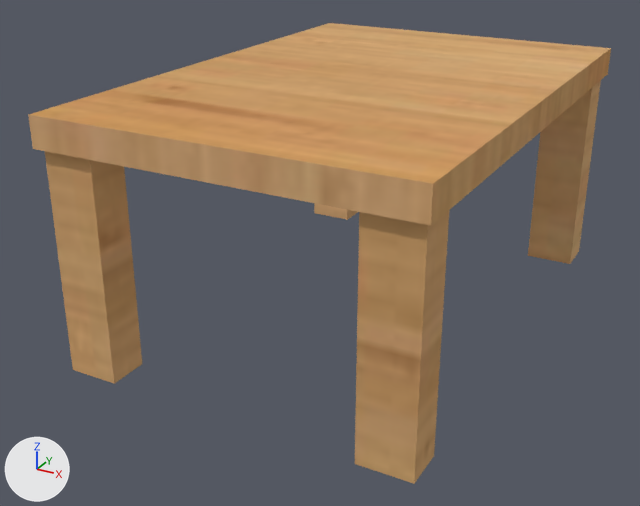
Renders of the OBJ model ProyectoFinal/Models/Pan/Mesa.obj from each side of a commit.
Camera for both pictures: a 50 mm camera at (6.26, -12.86, 5.19) aimed at (-0.43, -0.69, -0.9). Arrows for +X, +Y and +Z are at lower left; the lights stay in place. Where no turn or scale is listed for an object, it has been applied to the vertices.

Objects in the first picture: 'Mesa'.
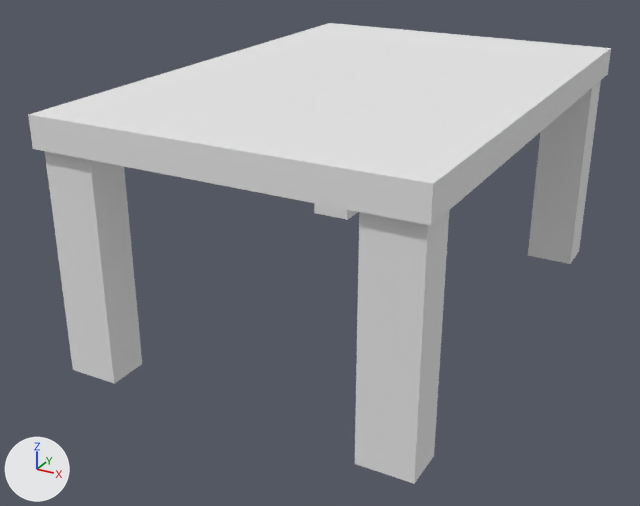
The newer file is also rescaled (x1.227) as a whole; pictures and numbers use the older file's frame.

Where the change shows, as pixel boxes (x1, y1, x2, y2) in the pictures (640 x 506 px):
'Mesa', recoloured (orange to white): (28, 23, 611, 484) in both

What the commit changed:
Material 'lambert8SG' (mat_lambert8sg) is new.
Its base color is (0.8, 0.8, 0.8) (white #e7e7e7).
Its roughness is 1.0.
me_mesa has 64 vertices, 62 faces and spans x -2.97..2.97, y -4.36..4.36, z -2.04..2.04.
me_mesa no longer uses material mat_mesa_lambert8sg (picture img_madera_png).
me_mesa now uses material mat_lambert8sg (white #e7e7e7).
